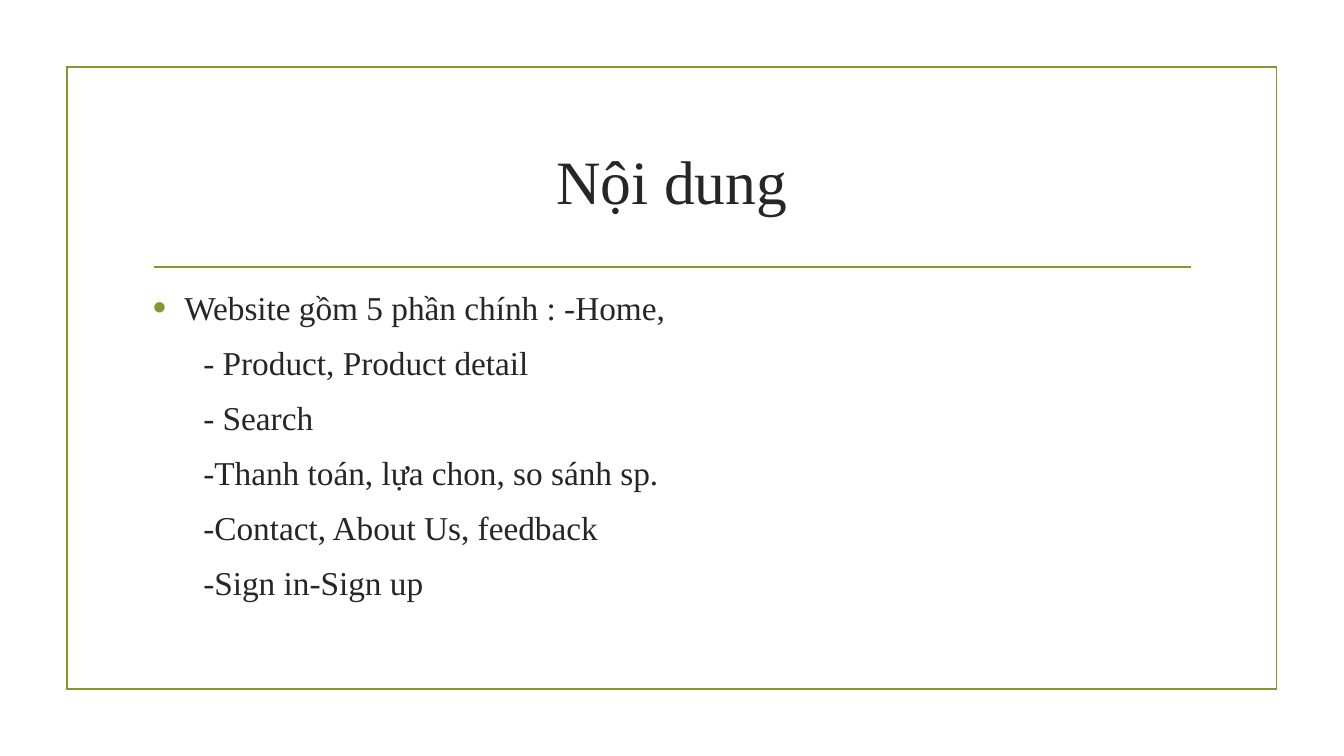
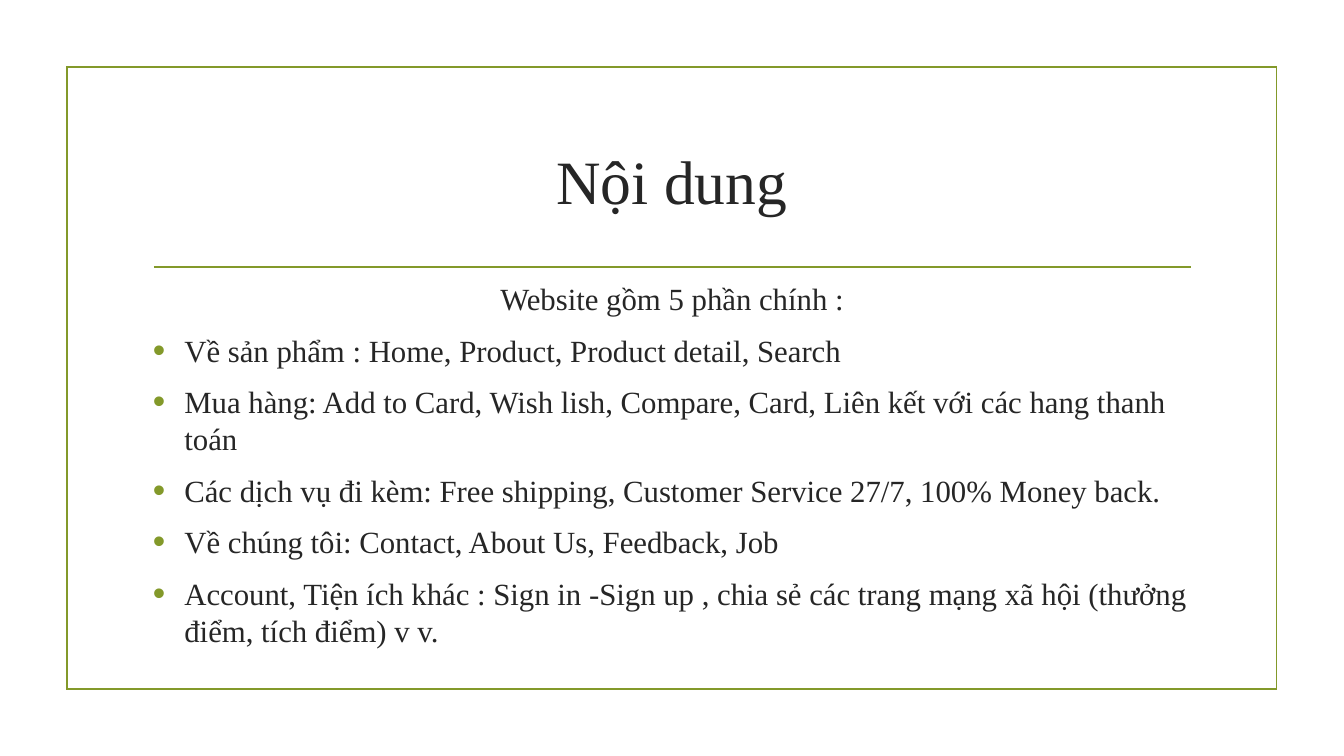
Before and after one commit to oanhbt/T1804E-UNIVERSAL_STATIONARY, a slide deck: slide 3 of sline.pptx. Drawn at 1344x756 pixels with LibreOffice and Linux fonts; fonts in the diff are those of the drawing; background and template pictures are left out. Boxes give left, top, right and bottom in pixels: in the first picture for what was removed or moved away, otherwise in the second. Text is boxed around its words. In the diff, an @@ line names an element or a change of style, - is before the commit and + after.

```diff
--- a/sline.pptx
+++ b/sline.pptx
@@ text at [184, 287, 1186, 648]: text changed; size 23.8 to 22 pt @@
-• Website gồm 5 phần chính : -Home,
-- Product, Product detail
-- Search
--Thanh toán, lựa chon, so sánh sp.
-  -Contact, About Us, feedback
--Sign in-Sign up
+Website gồm 5 phần chính :
+• Về sản phẩm : Home, Product, Product detail, Search
+• Mua hàng: Add to Card, Wish lish, Compare, Card, Liên kết với các hang thanh toán
+• Các dịch vụ đi kèm: Free shipping, Customer Service 27/7, 100% Money back.
+  • Về chúng tôi: Contact, About Us, Feedback, Job
+  • Account, Tiện ích khác : Sign in -Sign up , chia sẻ các trang mạng xã hội (thưởng điểm, tích điểm) v v.
```
Also in this commit, not shown: 3 other slides changed, 3 slides added, 2 slides removed, 2 other files.
